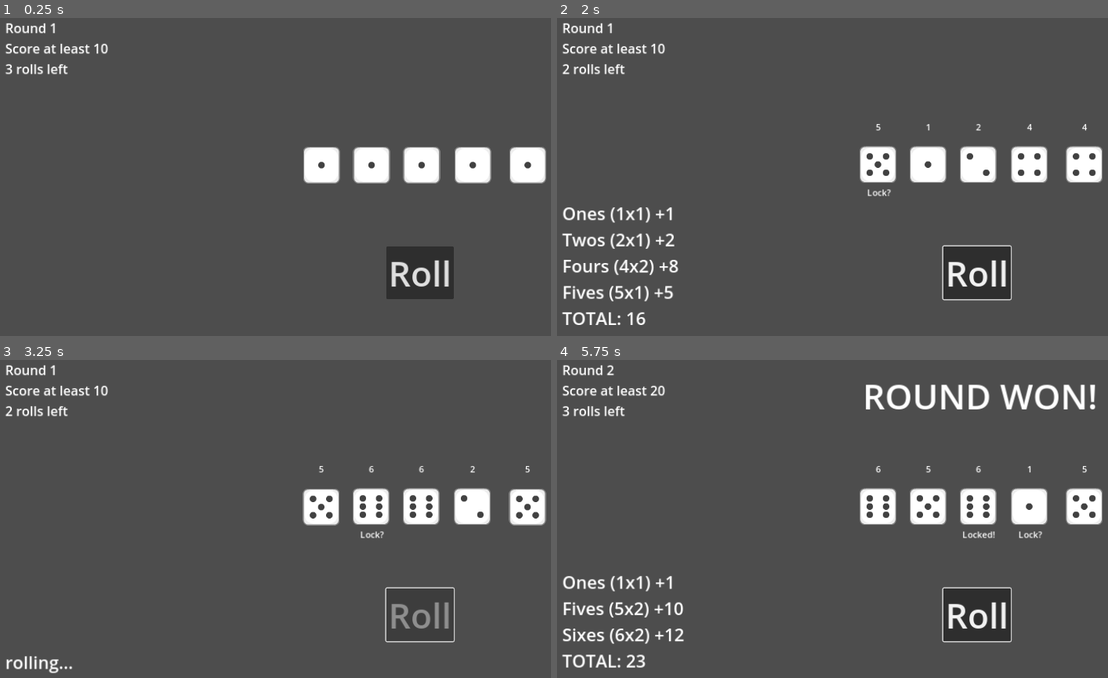
Above: before the commit, frames 1-4 (two rows, left to right).
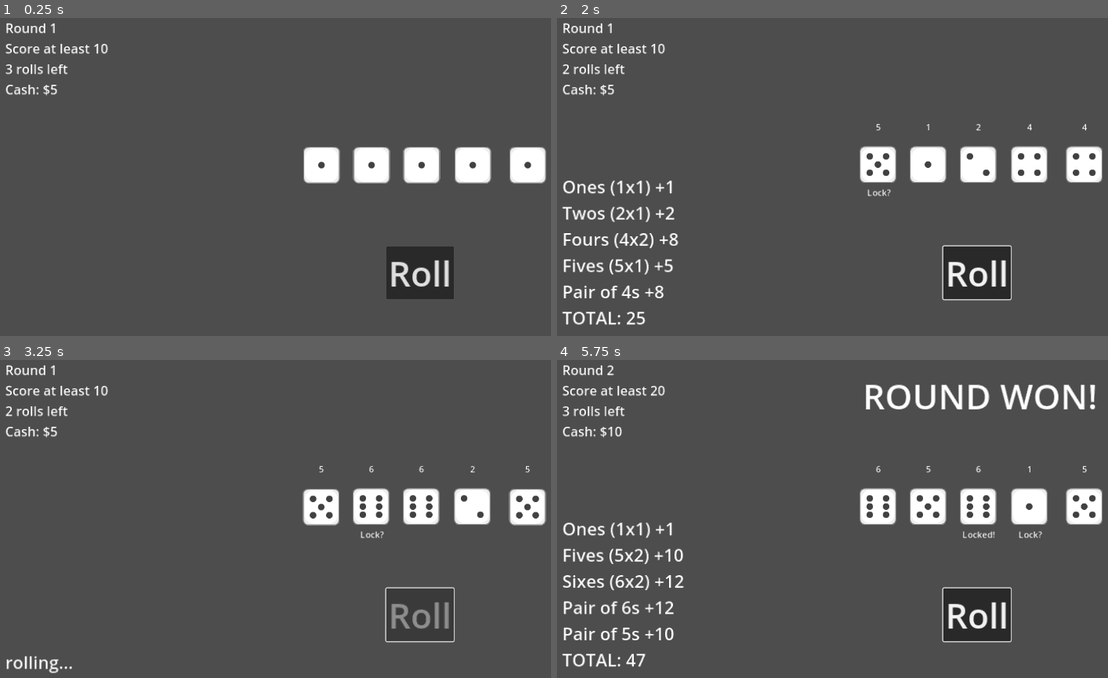
Above: after the commit, the same moments.

Repository: wokeraccoon/DiceGame
Game: Godot game, scene res://main.tscn
Same seed, same stepped clock (60 frames per second), same inputs: the game is played once before the commit and once after it.
Inputs (mouse positions are in pixels of both pictures, inside the frame that each line leads up to):
- Up to frame 1 (0.25 s): no input
- Up to frame 2 (2 s): click "Roll" at 0.5 s; move the mouse to (876, 164) at 1.27 s; click (876, 164) at 1.42 s
- Up to frame 3 (3.25 s): click "Roll" at 2 s; move the mouse to (369, 506) at 2.77 s; click (369, 506) at 2.92 s
- Up to frame 4 (5.75 s): move the mouse to (981, 506) at 3.52 s; click (981, 506) at 3.67 s; click "Roll" at 4.25 s; move the mouse to (1030, 506) at 5.02 s; click (1030, 506) at 5.17 s

The runs differ from the first frame. In frame 1, 0.2% of the frame differs, in the area x 0-20%, y 1-25%; in frame 2, 2.6%; in frame 3, 0.2%; in frame 4, 2.9%, in the area x 0-98%, y 1-97%.

Commit message:
finished basic prototype

Diff:
--- a/main.gd
+++ b/main.gd
@@ -1,9 +1,9 @@
 extends Node2D
 
-@onready var scoreboard: Label = $Scoreboard
-@onready var roll_button: Button = $RollButton
-@onready var round_stats: Label = $RoundStats
-@onready var game_result: Label = $GameResult
+@onready var scoreboard: Label = %Scoreboard
+@onready var roll_button: Button = %RollButton
+@onready var round_stats: Label = %RoundStats
+@onready var game_result: Label = %GameResult
 
 @export var dices : Array[Dice]
 
@@ -13,18 +13,9 @@
 var total_score : int = 0
 var reset_game : bool = true
 var reset_dice : bool = true
+var cash : int = 5
 
-var unlocked_combos : Dictionary = {
-	"singles" : true,
-	"pair" : false,
-	"two pair" : false,
-	"tree-of-a-kind" : false,
-	"four-of-a-kind" : false,
-	"full house" : false,
-	"little straight" : false,
-	"big straight" : false,
-	"yatch" : true
-}
+
 
 
 func _ready() -> void:
@@ -37,7 +28,8 @@
 	round_stats.text = str(
 		"Round ",current_round, "\n",
 		"Score at least ", score_to_win, "\n",
-		rolls_left," rolls left", "\n"
+		rolls_left," rolls left", "\n",
+		"Cash: $",cash,"\n"
 	)
 
 
@@ -46,6 +38,7 @@
 		current_round = 1
 		rolls_left = 3
 		score_to_win = 10
+		cash = 5
 		reset_game = false
 
 	game_result.visible = false
@@ -99,6 +92,16 @@
 		if dice_values.has(6):
 			scoreboard.text += str("Sixes (6x",dice_values[6],") +",6 * dice_values[6],"\n")
 			total_score += 6 * dice_values[6]
+
+		#pair and three-of-a-kind
+		for i in dice_values.keys().size():
+			if dice_values[dice_values.keys()[i]] == 2:
+				scoreboard.text += str("Pair of ",dice_values.keys()[i],"s +",dice_values.keys()[i]*2,"\n")
+				total_score += dice_values.keys()[i] * 2 + 1
+			if dice_values[dice_values.keys()[i]] == 3:
+				scoreboard.text += str("Trio of ",dice_values.keys()[i],"s +",dice_values.keys()[i]*3,"\n")
+				total_score += dice_values.keys()[i] * 3
+
 
 		#full house or four of a kind
 		if dice_values.size() == 2:
@@ -155,6 +158,7 @@
 				current_round += 1
 				rolls_left = 3
 				score_to_win += 10
+				cash += 5
 				reset_game = false
 			else:
 				game_result.show()
--- a/main.tscn
+++ b/main.tscn
@@ -5,24 +5,32 @@
 
 [node name="Main" type="Node2D" node_paths=PackedStringArray("dices")]
 script = ExtResource("1_188r0")
-dices = [NodePath("Dice"), NodePath("Dice2"), NodePath("Dice3"), NodePath("Dice4"), NodePath("Dice5")]
+dices = [NodePath("Game/Dice"), NodePath("Game/Dice2"), NodePath("Game/Dice3"), NodePath("Game/Dice4"), NodePath("Game/Dice5")]
 
-[node name="Dice" parent="." instance=ExtResource("1_kbq17")]
+[node name="Game" type="CanvasGroup" parent="."]
+
+[node name="Dice" parent="Game" instance=ExtResource("1_kbq17")]
+unique_name_in_owner = true
 position = Vector2(618, 300)
 
-[node name="Dice2" parent="." instance=ExtResource("1_kbq17")]
+[node name="Dice2" parent="Game" instance=ExtResource("1_kbq17")]
+unique_name_in_owner = true
 position = Vector2(710, 300)
 
-[node name="Dice3" parent="." instance=ExtResource("1_kbq17")]
+[node name="Dice3" parent="Game" instance=ExtResource("1_kbq17")]
+unique_name_in_owner = true
 position = Vector2(802, 300)
 
-[node name="Dice4" parent="." instance=ExtResource("1_kbq17")]
+[node name="Dice4" parent="Game" instance=ExtResource("1_kbq17")]
+unique_name_in_owner = true
 position = Vector2(896, 300)
 
-[node name="Dice5" parent="." instance=ExtResource("1_kbq17")]
+[node name="Dice5" parent="Game" instance=ExtResource("1_kbq17")]
+unique_name_in_owner = true
 position = Vector2(997, 300)
 
-[node name="RollButton" type="Button" parent="."]
+[node name="RollButton" type="Button" parent="Game"]
+unique_name_in_owner = true
 anchors_preset = 8
 anchor_left = 0.5
 anchor_top = 0.5
@@ -37,7 +45,8 @@
 theme_override_font_sizes/font_size = 64
 text = "Roll"
 
-[node name="Scoreboard" type="Label" parent="."]
+[node name="Scoreboard" type="Label" parent="Game"]
+unique_name_in_owner = true
 offset_left = 37.0
 offset_top = 139.0
 offset_right = 440.0
@@ -48,7 +57,8 @@
 vertical_alignment = 2
 justification_flags = 131
 
-[node name="RoundStats" type="Label" parent="."]
+[node name="RoundStats" type="Label" parent="Game"]
+unique_name_in_owner = true
 offset_left = 37.0
 offset_top = 31.0
 offset_right = 416.0
@@ -58,15 +68,16 @@
 Score at least 10
 3 rolls left"
 
-[node name="GameResult" type="Label" parent="."]
+[node name="GameResult" type="Label" parent="Game"]
+unique_name_in_owner = true
 visible = false
 offset_left = 535.0
 offset_top = 51.0
 offset_right = 1076.0
-offset_bottom = 123.0
+offset_bottom = 139.0
 theme_override_font_sizes/font_size = 64
 text = "ROUND WON!!!"
 horizontal_alignment = 1
 vertical_alignment = 1
 
-[connection signal="pressed" from="RollButton" to="." method="_on_roll_button_pressed"]
+[connection signal="pressed" from="Game/RollButton" to="." method="_on_roll_button_pressed"]
